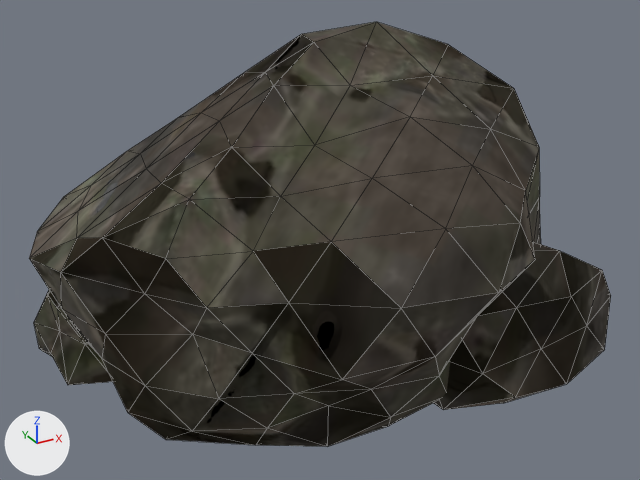
One commit to the glTF model public/assets/models/props/boulder.glb: the scene before it, then after it.
One viewpoint serves both versions: a 50 mm lens placed at (-1.85, -3.52, 2.37), pointed at (0.09, -0.01, 0.61). Lighting does not change. The marker at lower left points along +X, +Y and +Z. The first picture is the older version. Mesh edges are drawn as thin lines. Vertices at exactly the same position are counted once.

Names of what the first picture shows: 'Boulder'.
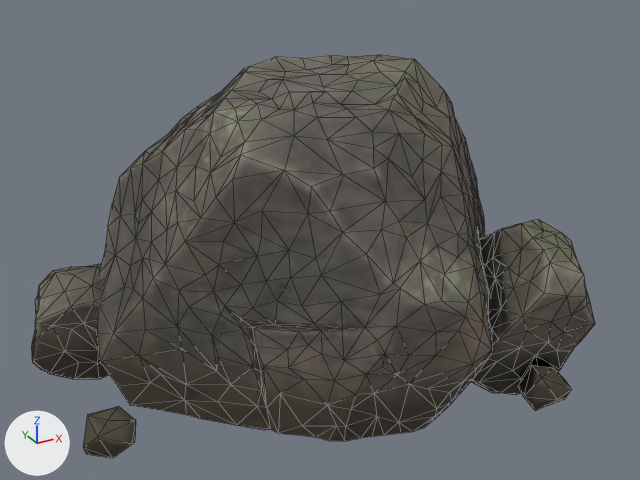
What differs and where, as boxes (x1, y1, x2, y2) in the pictures (640 x 480 px):
```json
{"object": "Boulder", "change": "surface changed, reshaped", "before": [29, 22, 611, 446], "after": [31, 55, 595, 458]}
{"part": 1, "of": "me_p1", "change": "rebuilt", "before": [29, 22, 541, 446], "after": [97, 55, 492, 441], "on screen": "23% narrower, 9% shorter"}
{"part": 2, "of": "me_p1", "change": "rebuilt", "before": [434, 242, 611, 410], "after": [471, 219, 595, 395], "on screen": "30% narrower"}
{"part": 3, "of": "me_p1", "change": "rebuilt", "before": [34, 290, 113, 385], "after": [31, 264, 109, 379]}
{"part": 4, "of": "me_p1", "change": "added", "after": [518, 365, 572, 411]}
{"part": 5, "of": "me_p1", "change": "added", "after": [83, 406, 136, 458]}
```

Edits to the scene script, one JSON object a line:
```json
{"block": "mat_bouldermat", "change": "nodes: BsdfPrincipled, NormalMap, OutputMaterial, SeparateColor, TexImage x4"}
{"block": "mat_bouldermat", "change": "nodes: BsdfPrincipled, Math, NormalMap, OutputMaterial, SeparateColor, TexImage x3"}
{"block": "mat_bouldermat", "change": "uses the picture img_boulder_emissive"}
{"block": "me_p1", "where": "# used by ob_boulder; location = (0.0, 0.0, 0.0)"}
{"op": "remove", "block": "me_p1", "code": "me_p1.from_pydata(...)  # 246 vertices, 480 faces; spans x -1.26..1.43, y -1.19..1.07, z -0.05..1.64"}
{"op": "add", "block": "me_p1", "code": "me_p1.from_pydata(...)  # 1049 vertices, 1901 faces; spans x -1.27..1.27, y -1.0..1.33, z -0.13..1.43"}
{"block": "me_p1", "change": "me_p1 part 1: the loose piece of 162 vertices spanning x -1.26..1.43, y -1.19..1.07, z -0.05..1.64 is rebuilt with 620 vertices and now spans x -1.0..1.19, y -0.91..1.04, z -0.13..1.43"}
{"block": "me_p1", "change": "me_p1 part 2: the loose piece of 42 vertices spanning x 0.19..1.38, y -0.98..0.01, z -0.05..0.78 is rebuilt with 199 vertices and now spans x 0.55..1.27, y -0.99..-0.19, z -0.13..0.77"}
{"block": "me_p1", "change": "me_p1 part 3: the loose piece of 42 vertices spanning x -1.21..-0.5, y 0.13..0.9, z -0.05..0.59 is rebuilt with 112 vertices and now spans x -1.27..-0.67, y 0.31..0.81, z -0.13..0.47"}
{"block": "me_p1", "change": "me_p1 part 4: a new loose piece of 18 vertices spanning x 0.71..0.94, y -1.0..-0.77, z -0.06..0.13, in mat_bouldermat"}
{"block": "me_p1", "change": "me_p1 part 5: a new loose piece of 16 vertices spanning x -1.22..-0.99, y -0.41..-0.13, z -0.04..0.11, in mat_bouldermat"}
{"block": "me_p1", "change": "other edits to the shape of me_p1 do not show in these pictures"}
```
